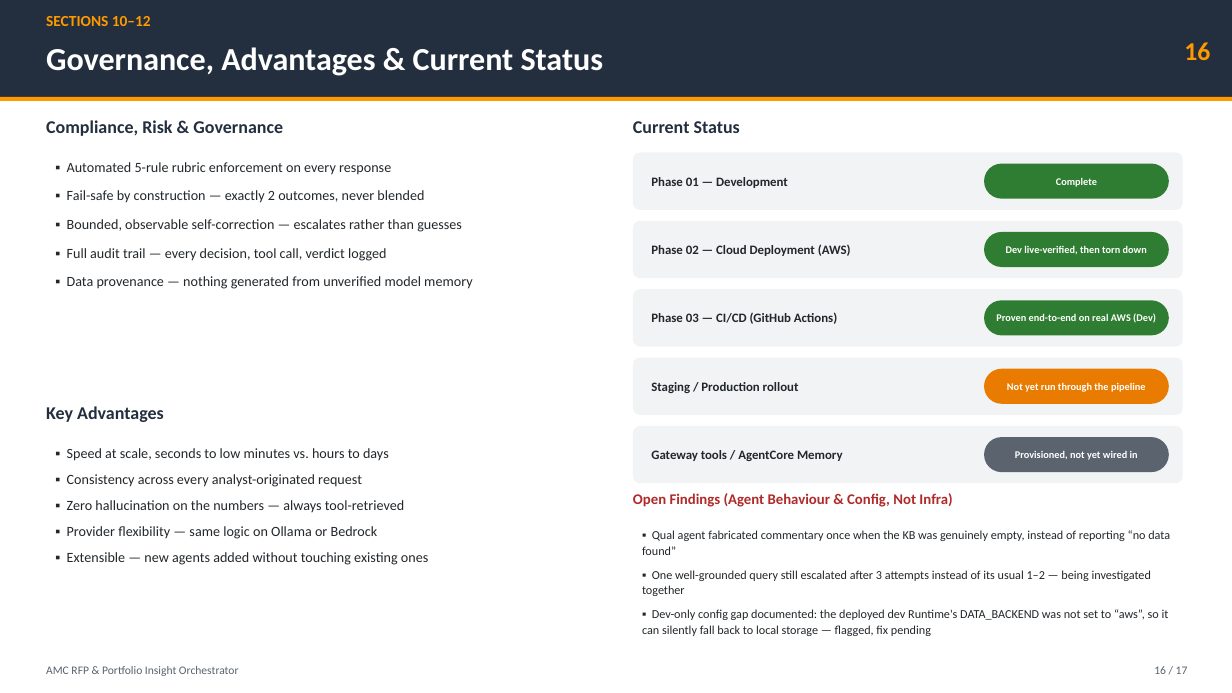
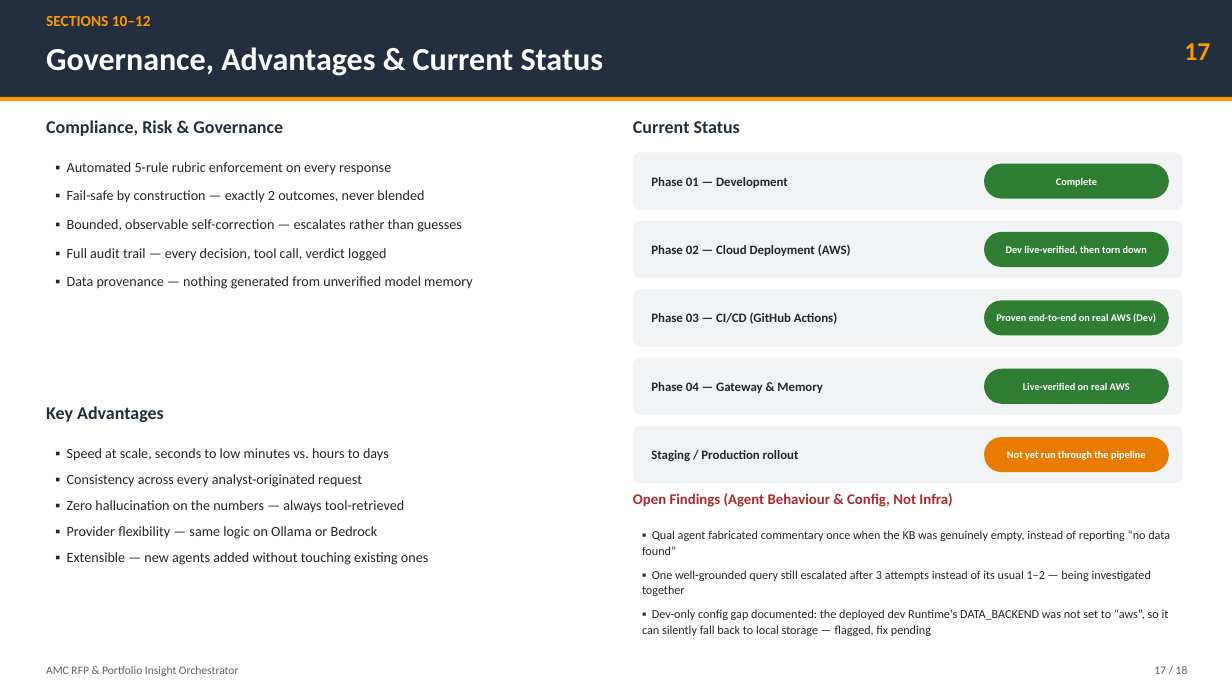
Before and after one commit to kombaraj-ai/uc02-mf-strands-agents-phase-04, a slide deck: slide 17 of docs/AMC_RFP_Orchestrator_Project_Phase01_Phase02_Phase03_Phase04.pptx (slide 16 before the commit). Drawn at 1232x693 pixels with LibreOffice and Linux fonts; fonts in the diff are those of the drawing. Boxes give left, top, right and bottom in pixels: in the first picture for what was removed or moved away, otherwise in the second. Text is boxed around its words. In the diff, an @@ line names an element or a change of style, - is before the commit and + after.

```diff
--- a/docs/AMC_RFP_Orchestrator_Project_Phase01_Phase02_Phase03_Phase04.pptx
+++ b/docs/AMC_RFP_Orchestrator_Project_Phase01_Phase02_Phase03_Phase04.pptx
@@ text at box(1184, 43, 1210, 60): text changed @@
-16
+17
@@ text at box(651, 382, 823, 393): text changed @@
-Gateway tools / AgentCore Memory
+Phase 04 — Gateway & Memory
@@ rounded rectangle "Live-verified on real AWS" at box(984, 369, 1169, 404): fill #E87B00 to #2E7D32 @@
@@ text in rounded rectangle at box(1023, 383, 1130, 390): text changed @@
-Not yet run through the pipeline
+Live-verified on real AWS
@@ text "Staging / Production rollout": place and size @@
-text "Staging / Production rollout" at box(651, 382, 799, 393)
+text "Staging / Production rollout" at box(651, 450, 799, 461)
@@ rounded rectangle "Not yet run through the ..." at box(984, 437, 1169, 472): fill #5A636E to #E87B00 @@
@@ text in rounded rectangle at box(1007, 450, 1145, 460): text changed @@
-Provisioned, not yet wired in
+Not yet run through the pipeline
@@ text at box(1154, 666, 1188, 674): text changed @@
-16 / 17
+17 / 18
```
Also in this commit, not shown: 16 other slides changed, 1 slide added, 1 other file.
